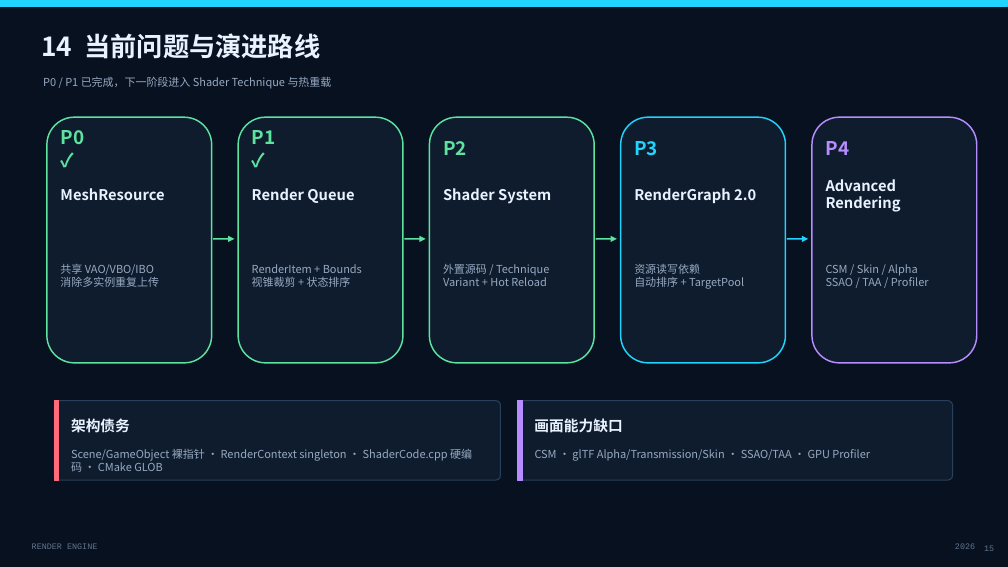
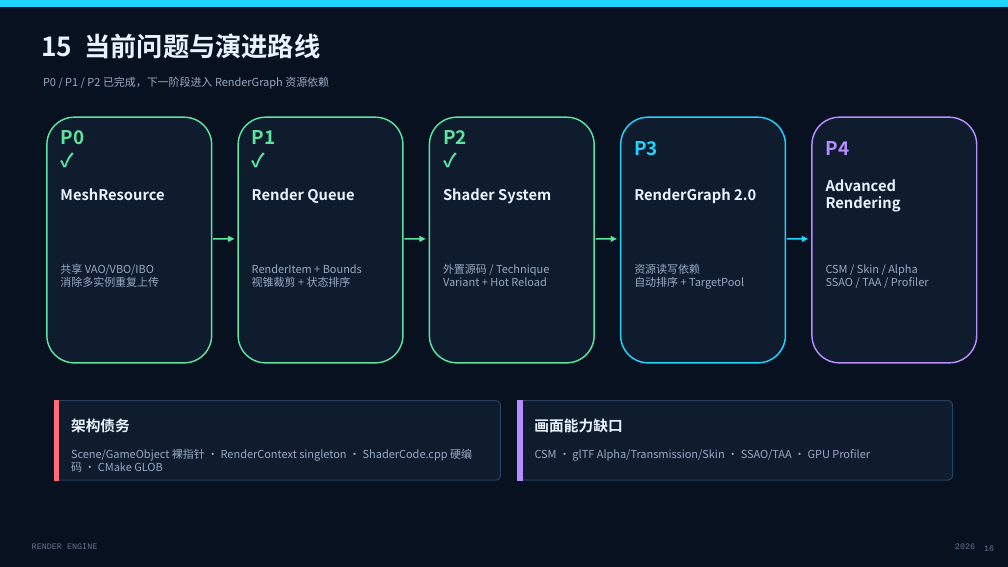
Before and after one commit to liurirui/rendering-engine, a slide deck: slide 16 of docs/RenderEngine_Project_Overview.pptx (slide 15 before the commit). Drawn at 1008x567 pixels with LibreOffice and Linux fonts; fonts in the diff are those of the drawing. Boxes give left, top, right and bottom in pixels: in the first picture for what was removed or moved away, otherwise in the second. Text is boxed around its words. In the diff, an @@ line names an element or a change of style, - is before the commit and + after.

Commit message:
外置 Shader 并引入 Technique、Variant 与安全热重载

```diff
--- a/docs/RenderEngine_Project_Overview.pptx
+++ b/docs/RenderEngine_Project_Overview.pptx
@@ text at [42,33,320,59]: text changed @@
-14 当前问题与演进路线
+15 当前问题与演进路线
@@ text at [43,77,329,89]: text changed @@
-P0 / P1 已完成，下一阶段进入 Shader Technique 与热重载
+P0 / P1 / P2 已完成，下一阶段进入 RenderGraph 资源依赖
@@ text at [443,130,467,144]: text changed @@
-P2
+P2 ✓
```
Also in this commit, not shown: 3 other slides changed, 1 slide added, 18 other files.
